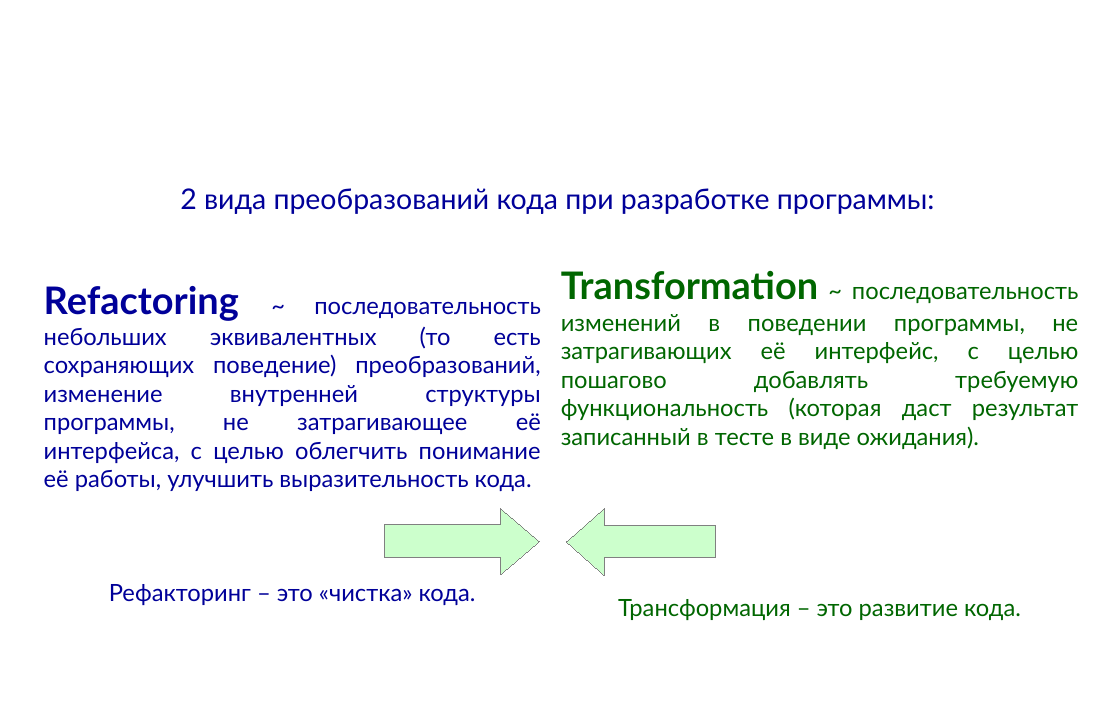
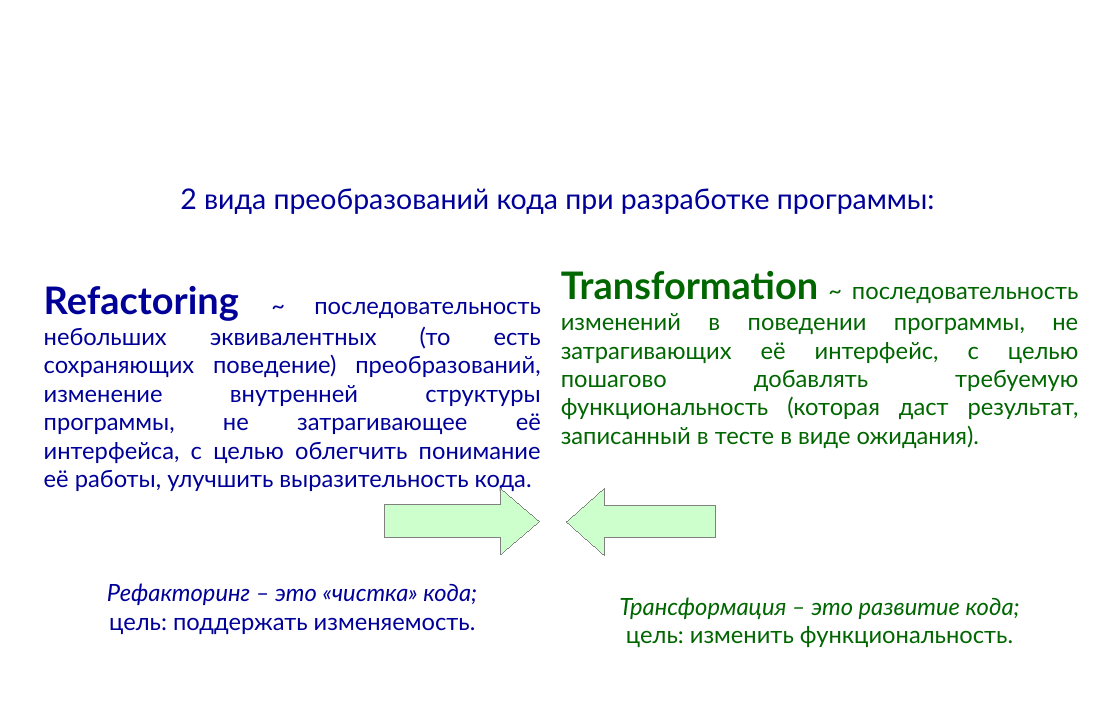
Before and after one commit to mike-shock/Programmers_Club-Caiman, a slide deck: slide 44 of drafts/Software_Craft.odp. Drawn at 1120x706 pixels with LibreOffice and Linux fonts; fonts in the diff are those of the drawing; background and template pictures are left out. Boxes give left, top, right and bottom in pixels: in the first picture for what was removed or moved away, otherwise in the second. Text is boxed around its words. In the diff, an @@ line names an element or a change of style, - is before the commit and + after.

```diff
--- a/drafts/Software_Craft.odp
+++ b/drafts/Software_Craft.odp
@@ text at <box>561,271,1079,647</box>: text changed @@
-Transformation ~ последовательность изменений в поведении программы, не затрагивающих её интерфейс, с целью пошагово добавлять требуемую функциональность (которая даст результат записанный в тесте в виде ожидания).
-Трансформация – это развитие кода.
+Transformation ~ последовательность изменений в поведении программы, не затрагивающих её интерфейс, с целью пошагово добавлять требуемую функциональность (которая даст результат, записанный в тесте в виде ожидания).
+Трансформация – это развитие кода;
+цель: изменить функциональность.
@@ right arrow: place and size @@
-right arrow at <box>385,509,540,575</box>
+right arrow at <box>385,488,540,554</box>
@@ left arrow: place and size @@
-left arrow at <box>567,508,715,575</box>
+left arrow at <box>567,487,715,555</box>
@@ text at <box>107,583,477,634</box>: text changed; italic on @@
-Рефакторинг – это «чистка» кода.
+Рефакторинг – это «чистка» кода;
+цель: поддержать изменяемость.
```
Also in this commit, not shown: 8 other slides changed, 3 slides added, 1 other file.
